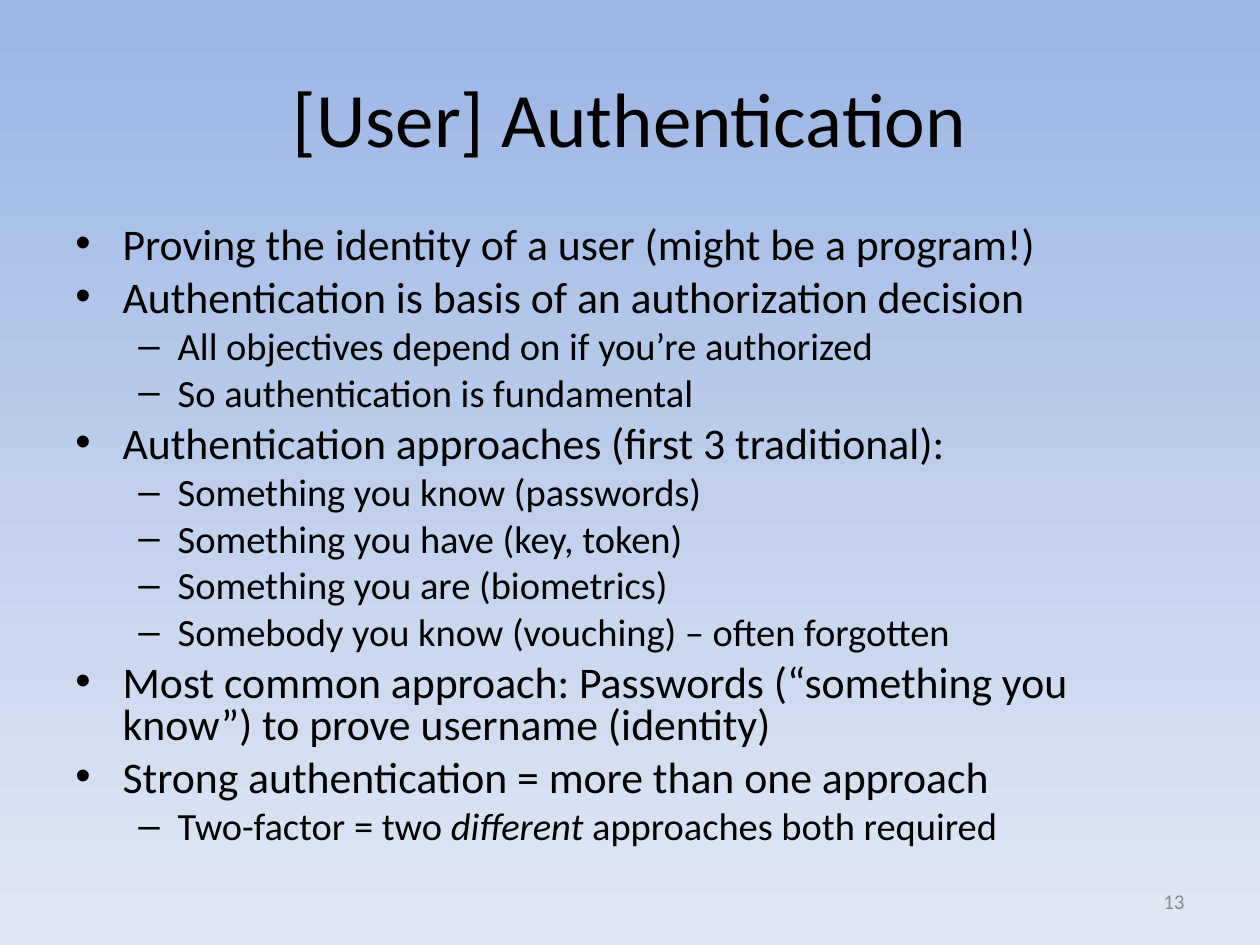
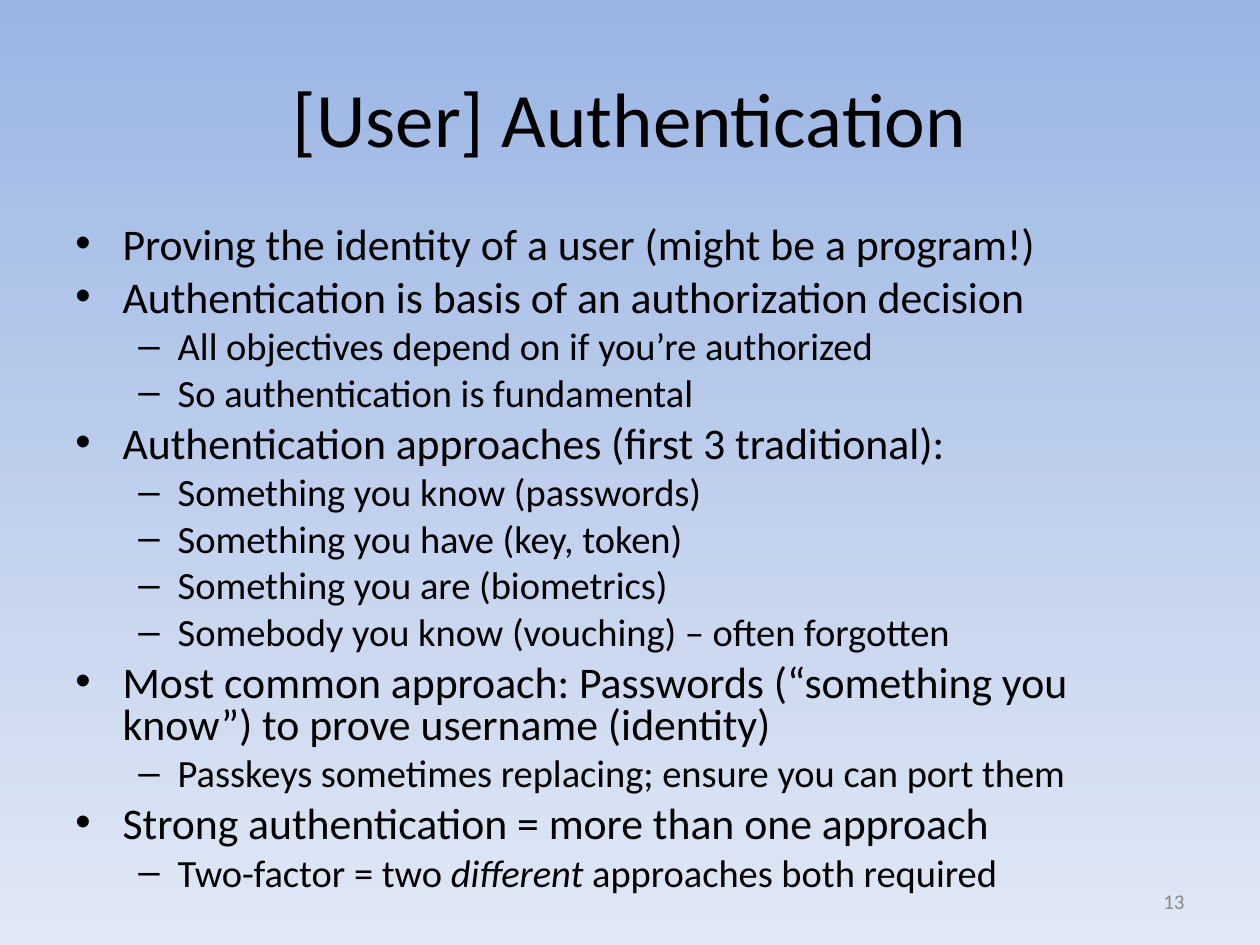
Before and after one commit to david-a-wheeler/david-a-wheeler.github.io, a slide deck: slide 13 of secure-class/presentations/Secure-Software-1-Introduction.ppt. Drawn at 1260x945 pixels with LibreOffice and Linux fonts; fonts in the diff are those of the drawing. Boxes give left, top, right and bottom in pixels: in the first picture for what was removed or moved away, otherwise in the second. Text is boxed around its words. In the diff, an @@ line names an element or a change of style, - is before the commit and + after.

```diff
--- a/secure-class/presentations/Secure-Software-1-Introduction.ppt
+++ b/secure-class/presentations/Secure-Software-1-Introduction.ppt
@@ text at box(178, 760, 1065, 794): paragraph added @@
+  – Passkeys sometimes replacing; ensure you can port them
```
Also in this commit, not shown: 1 other slide changed, 9 slides added, 2 other files.
